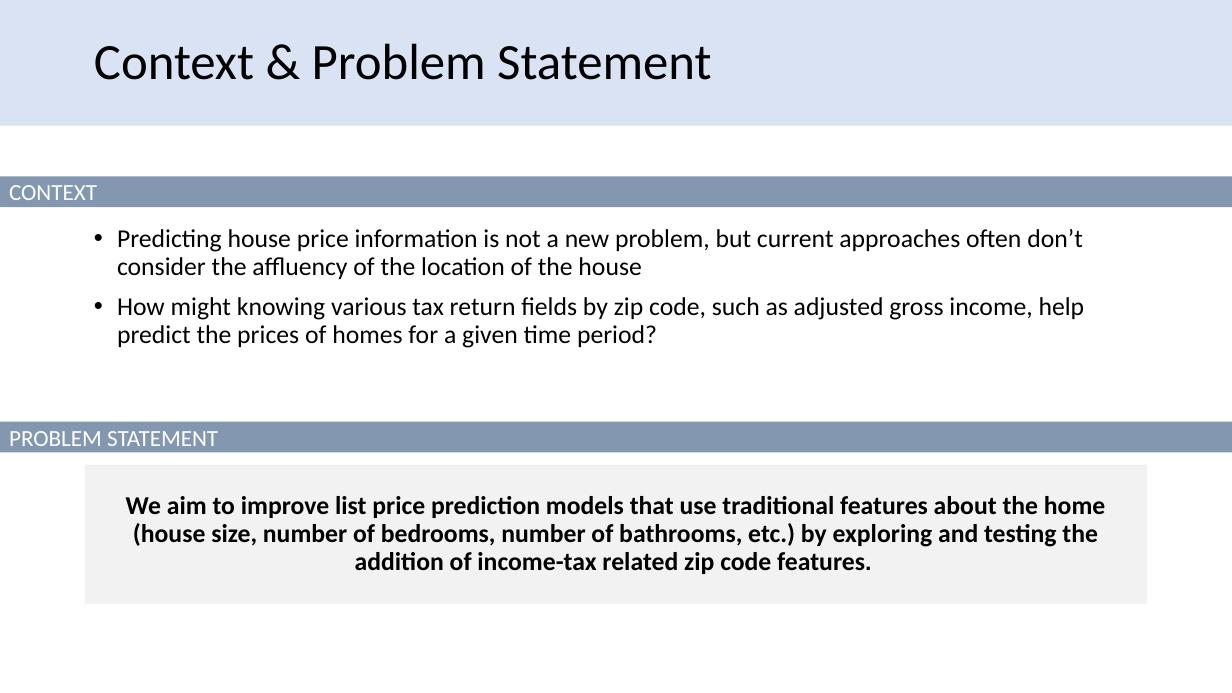
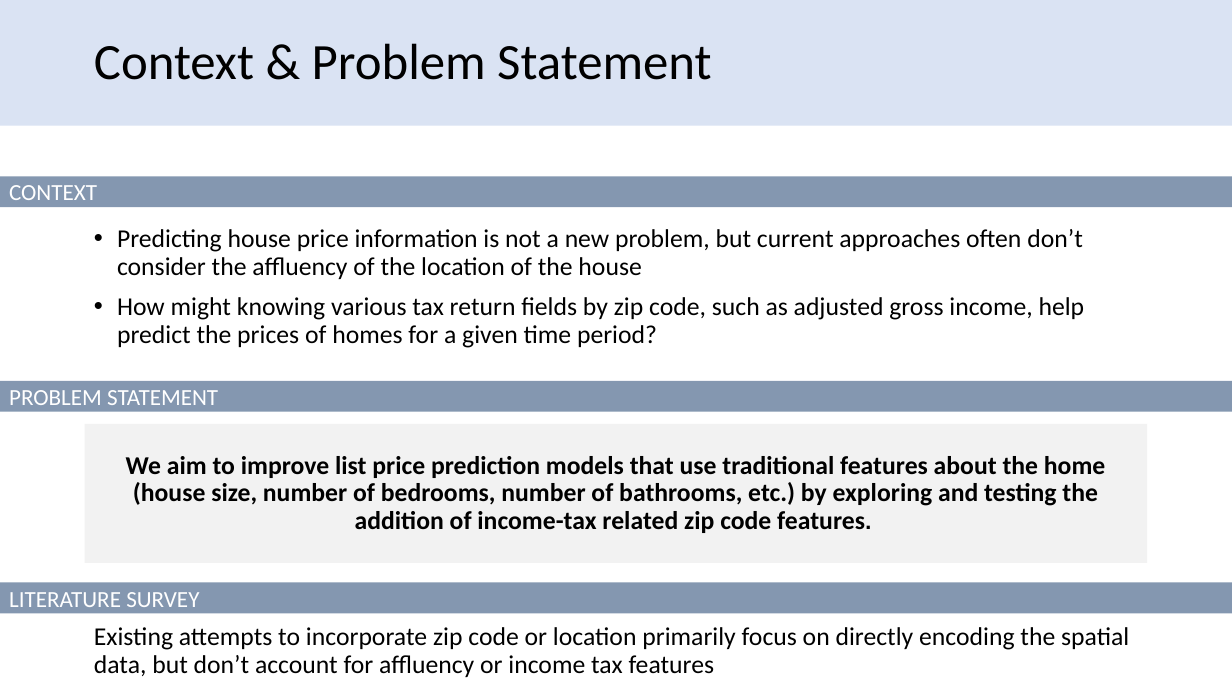
Before and after one commit to david-firrin/Real-Estate-Price-Prediction-With-Income-Tax-Data, a slide deck: slide 4 of Progress Presentation/team48progressreport.pptx. Drawn at 1232x693 pixels with LibreOffice and Linux fonts; fonts in the diff are those of the drawing. Boxes give left, top, right and bottom in pixels: in the first picture for what was removed or moved away, otherwise in the second. Text is boxed around its words. In the diff, an @@ line names an element or a change of style, - is before the commit and + after.

```diff
--- a/Progress Presentation/team48progressreport.pptx
+++ b/Progress Presentation/team48progressreport.pptx
@@ rectangle "PROBLEM STATEMENT": place and size @@
-rectangle "PROBLEM STATEMENT" at (0, 421, 1232, 452)
+rectangle "PROBLEM STATEMENT" at (0, 381, 1232, 411)
@@ rectangle "We aim to improve list ...": place and size @@
-rectangle "We aim to improve list ..." at (85, 465, 1148, 604)
+rectangle "We aim to improve list ..." at (85, 424, 1148, 563)
@@ rectangle added at (0, 582, 1232, 613), fill #8497B0, 18 pt, text #FFFFFF @@
+LITERATURE SURVEY
@@ text added at (94, 627, 1129, 677), 20 pt, text #000000 @@
+Existing attempts to incorporate zip code or location primarily focus on directly encoding the spatial data, but don’t account for affluency or income tax features
```
Also in this commit, not shown: 8 other slides changed, 1 slide added, 1 slide removed, 4 other files.
